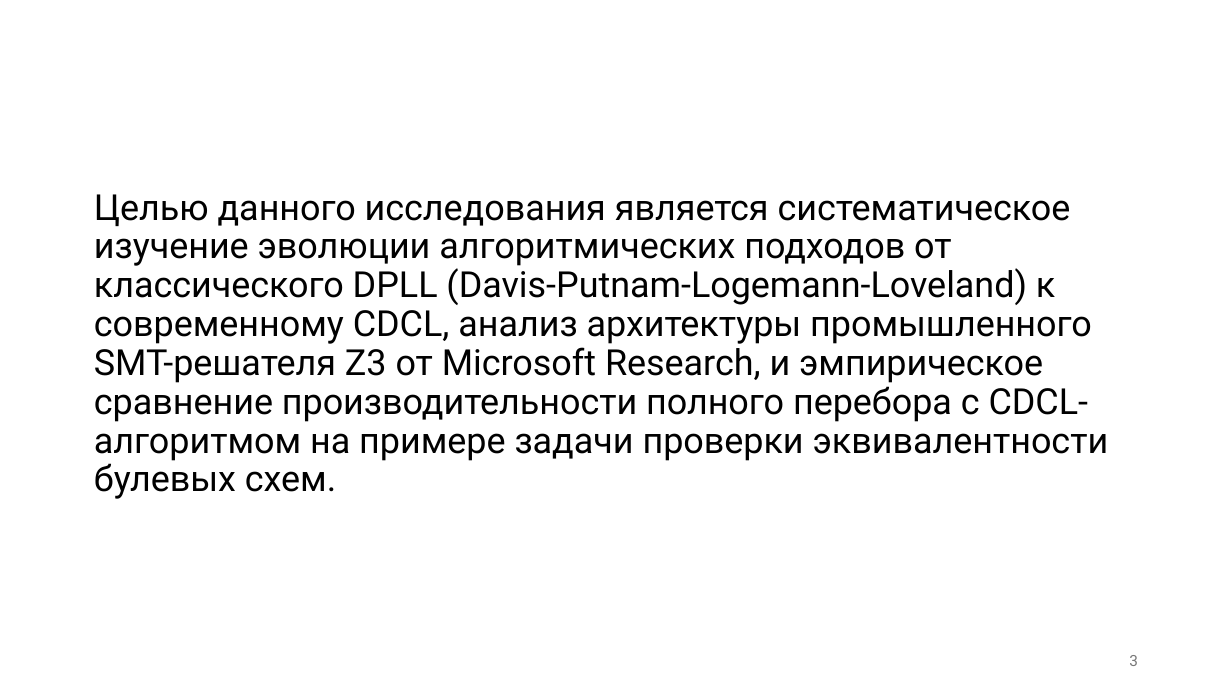
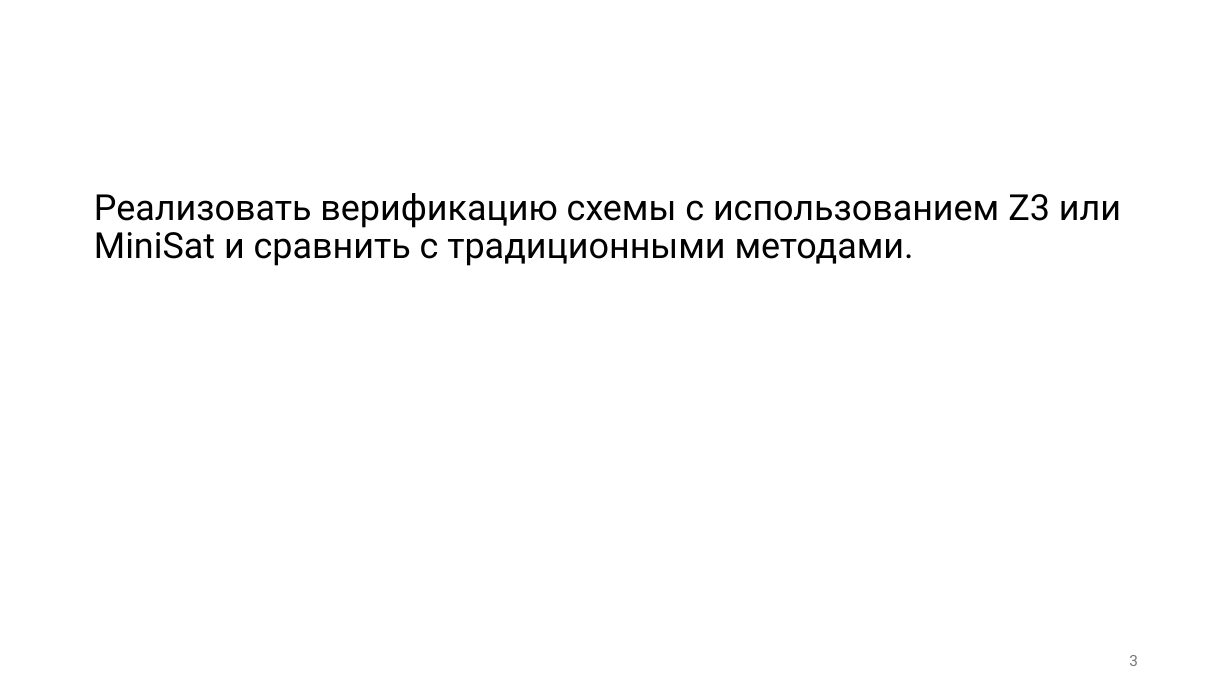
Before and after one commit to PlatonBarchenkov/SAT_Solver, a slide deck: slide 3 of SAT-решатели (презентация).pptx. Drawn at 1232x693 pixels with LibreOffice and Linux fonts; fonts in the diff are those of the drawing; background and template pictures are left out. Boxes give left, top, right and bottom in pixels: in the first picture for what was removed or moved away, otherwise in the second. Text is boxed around its words. In the diff, an @@ line names an element or a change of style, - is before the commit and + after.

```diff
--- a/SAT-решатели (презентация).pptx
+++ b/SAT-решатели (презентация).pptx
@@ text at bbox=[94, 193, 1121, 266]: text changed @@
-Целью данного исследования является систематическое изучение эволюции алгоритмических подходов от классического DPLL (Davis-Putnam-Logemann-Loveland) к современному CDCL, анализ архитектуры промышленного SMT-решателя Z3 от Microsoft Research, и эмпирическое сравнение производительности полного перебора с CDCL-алгоритмом на примере задачи проверки эквивалентности булевых схем.
+Реализовать верификацию схемы с использованием Z3 или MiniSat и сравнить с традиционными методами.
```
Also in this commit, not shown: 5 other slides changed, 6 slides added, 3 other files.
